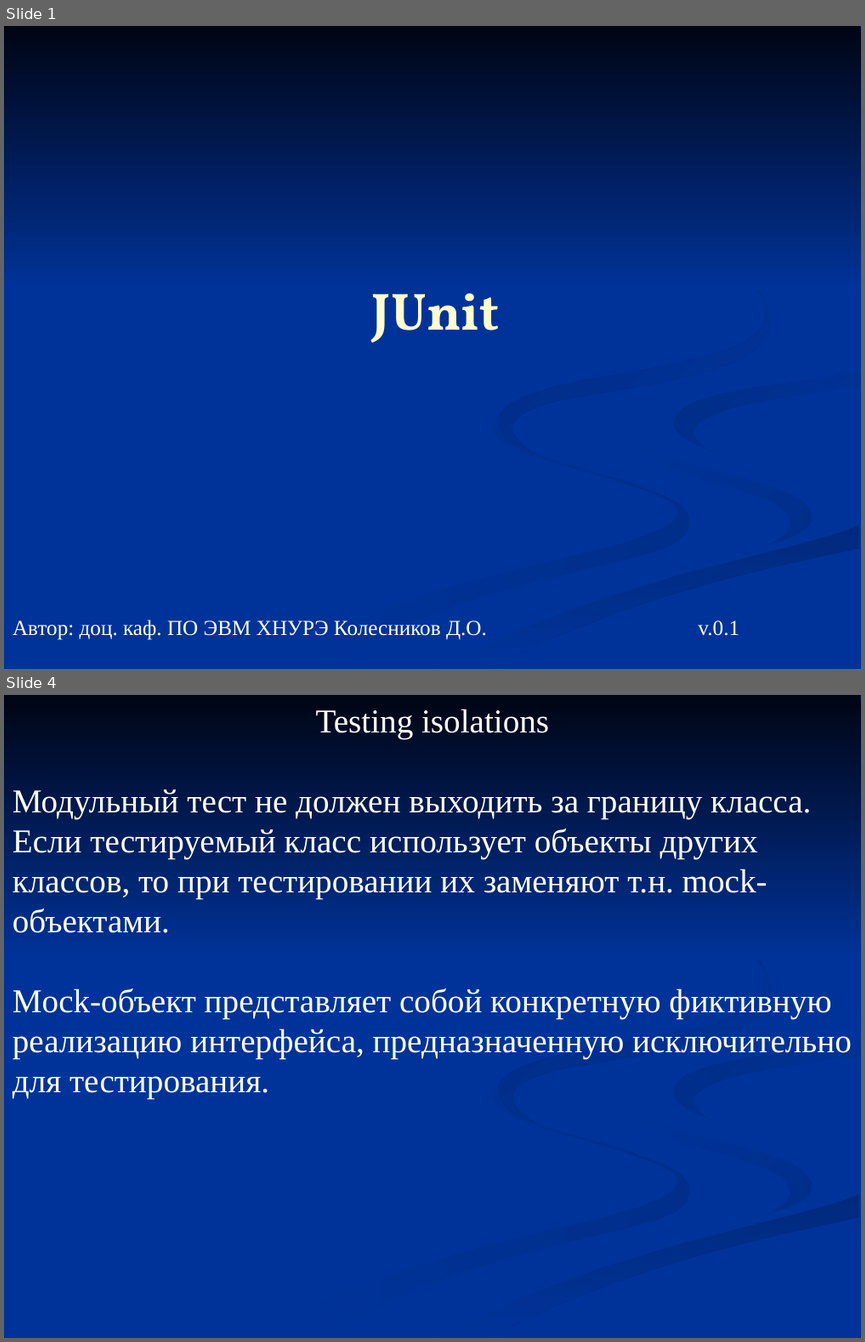
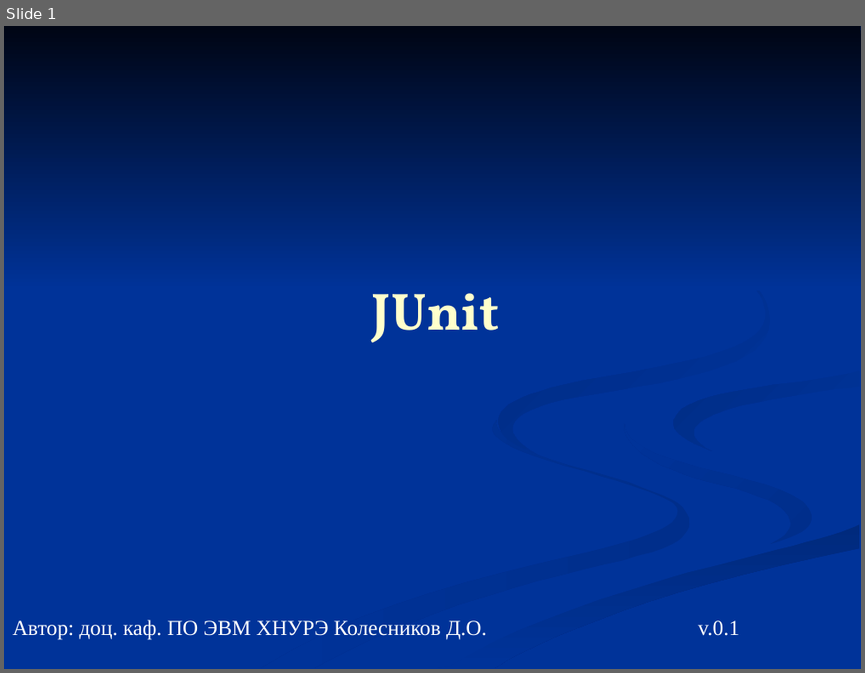
Before and after one commit to kostakoida/PrPrLab, a slide deck: PotomkinKostiantyn/06_junit.ppt. Shown one above the other, each under a label of ours: slides 1 and 4 before the commit, slide 1 after it; the slides between them are not shown. The pictures are 865x1342 and 865x673 pixels, drawn with LibreOffice and Linux fonts; fonts in the diff are those of the drawing. Boxes give left, top, right and bottom in pixels: in the first picture for what was removed or moved away, otherwise in the second. Text is boxed around its words. In the diff, an @@ line names an element or a change of style, - is before the commit and + after.

```diff
--- a/PotomkinKostiantyn/06_junit.ppt
+++ b/PotomkinKostiantyn/06_junit.ppt
@@ slide 4 removed at (4, 695, 861, 1338), background #003399; not listed: 7 template elements that a slide beside it also shows @@
@@ text removed at (12, 709, 851, 1099) @@
-Testing isolations
-Модульный тест не должен выходить за границу класса.
-Если тестируемый класс использует объекты других классов, то при тестировании их заменяют т.н. mock-объектами.
-Mock-объект представляет собой конкретную фиктивную реализацию интерфейса, предназначенную исключительно для тестирования.
```
Also in this commit, not shown: 9 other slides changed, 2 other slides removed, 1 other file.
